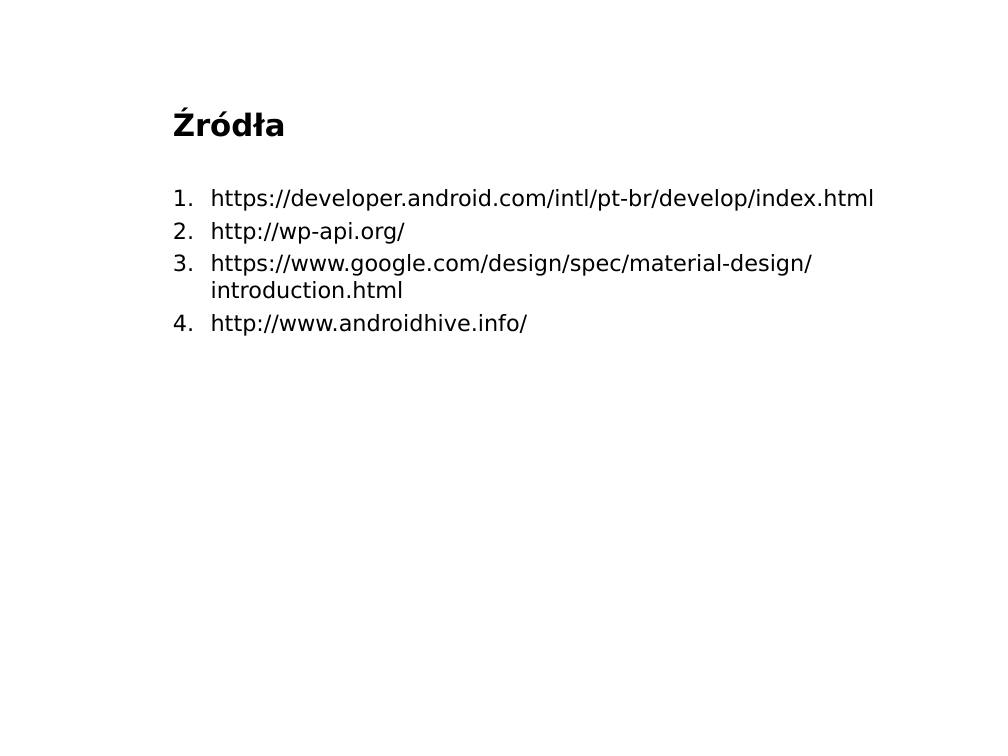
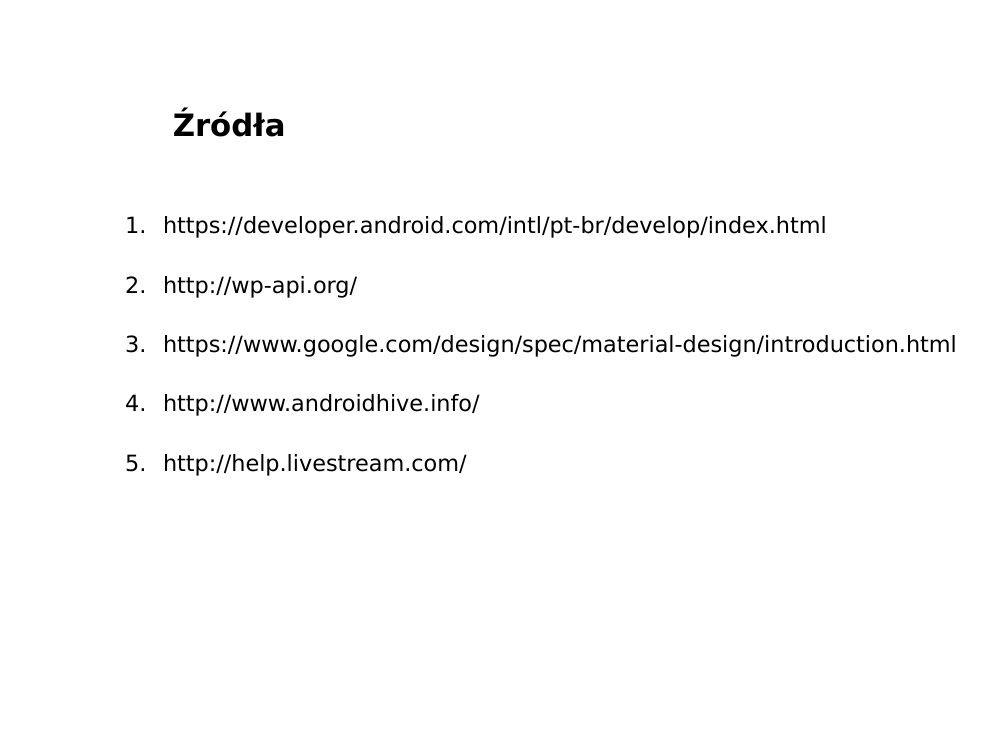
Before and after one commit to kslusarczyk/lagiewniki, a slide deck: slide 2 of laboratorium_dyplomowe.ppt. Drawn at 1008x756 pixels with LibreOffice and Linux fonts; fonts in the diff are those of the drawing; background and template pictures are left out. Boxes give left, top, right and bottom in pixels: in the first picture for what was removed or moved away, otherwise in the second. Text is boxed around its words. In the diff, an @@ line names an element or a change of style, - is before the commit and + after.

```diff
--- a/laboratorium_dyplomowe.ppt
+++ b/laboratorium_dyplomowe.ppt
@@ text "https://developer.android.com/intl/pt-br/develop/index.html": place and size @@
-text "https://developer.android.com/intl/pt-br/develop/index.html" at bbox=[211, 189, 875, 336]
+text "https://developer.android.com/intl/pt-br/develop/index.html" at bbox=[163, 216, 957, 476]
@@ text at bbox=[163, 216, 957, 416]: line spacing 1 to 2 @@
@@ text at bbox=[163, 454, 467, 476]: paragraph added @@
+5. http://help.livestream.com/
```
Also in this commit, not shown: 3 other slides changed.
